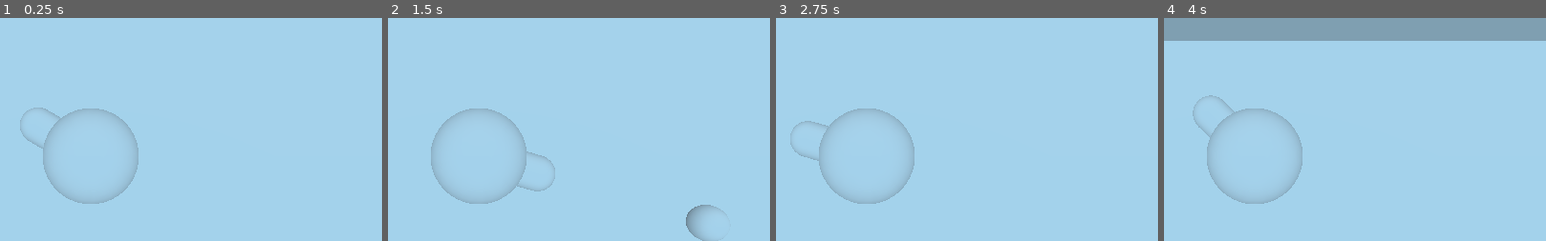
Above: before the commit, frames 1-4 (left to right).
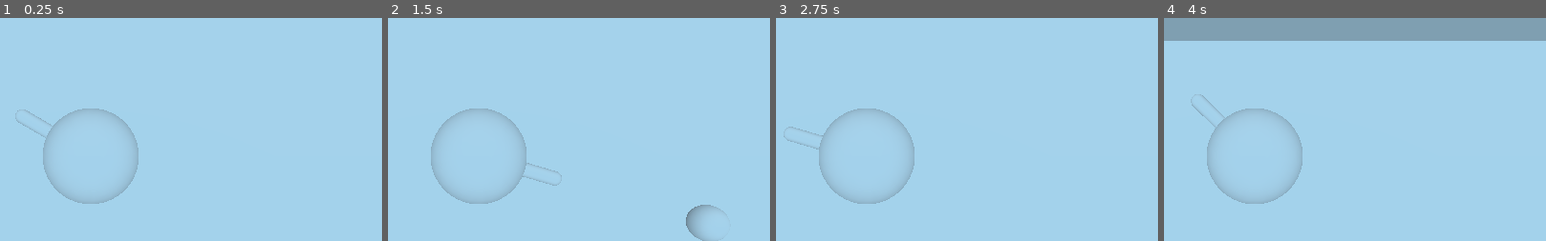
Above: after the commit, the same moments.

Repository: ash-v3/Cooler_Game
Game: Godot game, scene res://test_level.tscn
The game is run twice, just before and just after one commit, with the same random seed, the same clock (stepped at 60 frames per second) and the same inputs.
Inputs (mouse positions are % of the whole screen's width and height, from its top left):
- Up to frame 1 (0.25 s): no input
- Up to frame 2 (1.5 s): tap Enter at 0.5 s; move the mouse to (45, 70) at 0.52 s; hold W (up) from 0.53 s (still down); tap Space at 1.25 s; move the mouse to (80, 65) at 1.27 s
- Up to frame 3 (2.75 s): tap Enter at 2 s; move the mouse to (20, 35) at 2.02 s; release W (up) at 2.03 s; hold A (left) from 2.03 s (still down)
- Up to frame 4 (4 s): tap Space at 2.75 s; move the mouse to (55, 50) at 2.77 s; tap Enter at 3.5 s; move the mouse to (35, 25) at 3.52 s; release A (left) at 3.53 s; hold S (down) from 3.53 s (still down)
The pictures show only the part of the screen within x 38-88%, y 19-69%; the shares and areas given below are measured in that part.

The runs differ from the first frame. In frame 1, 0.2% of the frame differs, in the area x 4-16%, y 40-59%; in frame 2, 0.2%, in the area x 33-46%, y 59-78%; in frame 3, 0.2%; in frame 4, 0.2%.

Commit message:
Added the nose back in

Diff:
--- a/player.tscn
+++ b/player.tscn
@@ -6,13 +6,9 @@
 radius = 0.25
 mid_height = 0.5
 
-[sub_resource type="CapsuleMesh" id=3]
-radius = 0.1
-mid_height = 0.1
-
-[sub_resource type="CapsuleShape" id=2]
-radius = 0.25
-height = 0.5
+[sub_resource type="CapsuleMesh" id=2]
+radius = 0.04
+mid_height = 0.2
 
 [node name="Player" type="KinematicBody"]
 script = ExtResource( 1 )
@@ -23,13 +19,12 @@
 material/0 = null
 
 [node name="Nose" type="MeshInstance" parent="Mesh"]
-transform = Transform( -4.37114e-08, 0, 1, 0, 1, 0, -1, 0, -4.37114e-08, 0.285, -7.09537e-09, 0.162323 )
-mesh = SubResource( 3 )
+transform = Transform( -4.37114e-08, 0, 1, 0, 1, 0, -1, 0, -4.37114e-08, 0.335404, -7.09537e-09, 0.162323 )
+mesh = SubResource( 2 )
 material/0 = null
 
 [node name="CollisionShape" type="CollisionShape" parent="."]
 transform = Transform( 1, 0, 0, 0, -4.37114e-08, 1, 0, -1, -4.37114e-08, 0, 0, 0 )
-shape = SubResource( 2 )
 
 [node name="Camera" type="Camera" parent="."]
 transform = Transform( 1, 0, 0, 0, -4.37114e-08, 1, 0, -1, -4.37114e-08, 0, 1.92443, 0 )
Not shown: 1 places in player.tscn that only renumber resources
